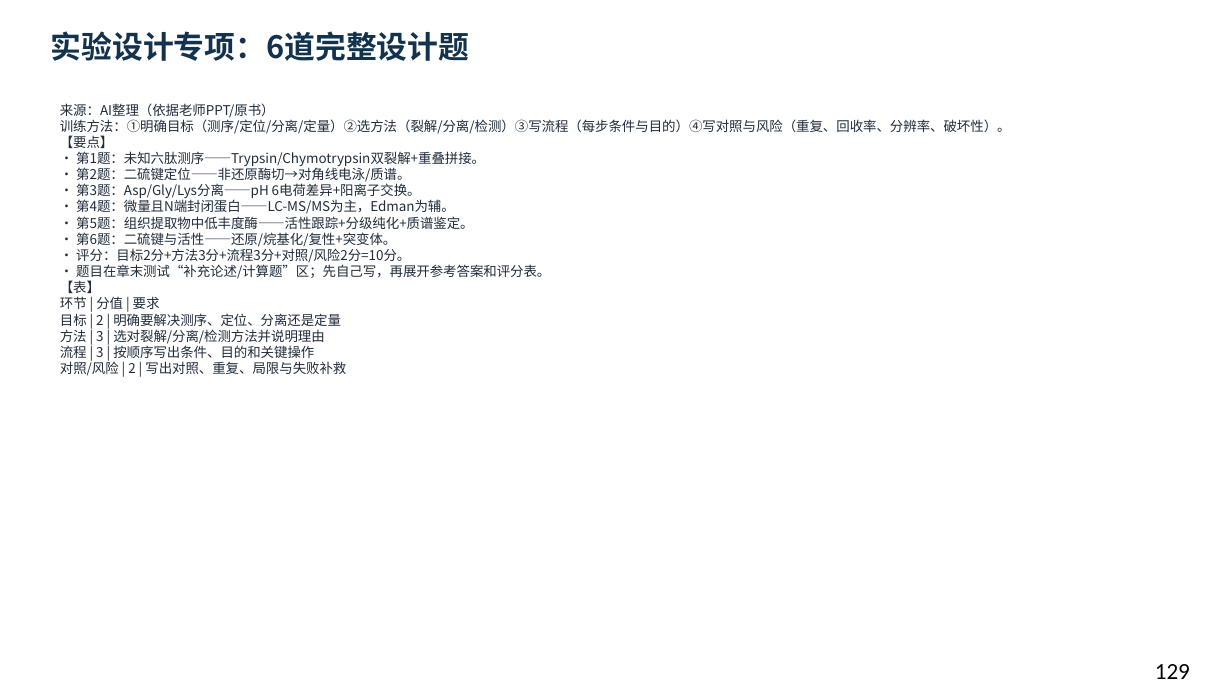
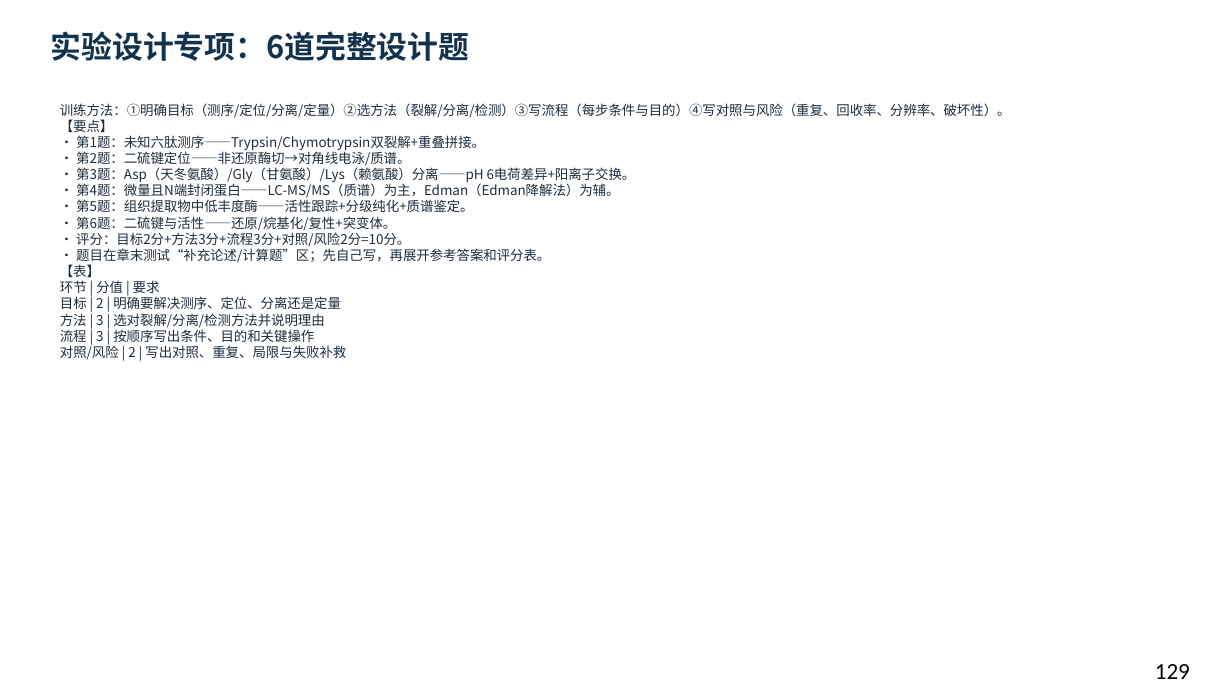
Before and after one commit to newkan-li/Biochemistry, a slide deck: slide 129 of downloads/bc02-ai-style.pptx. Drawn at 1232x693 pixels with LibreOffice and Linux fonts; fonts in the diff are those of the drawing. Boxes give left, top, right and bottom in pixels: in the first picture for what was removed or moved away, otherwise in the second. Text is boxed around its words. In the diff, an @@ line names an element or a change of style, - is before the commit and + after.

```diff
--- a/downloads/bc02-ai-style.pptx
+++ b/downloads/bc02-ai-style.pptx
@@ text at (x1=60, y1=103, x2=1011, y2=360): text changed @@
-来源：AI整理（依据老师PPT/原书）
-训练方法：①明确目标（测序/定位/分离/定量）②选方法（裂解/分离/检测）③写流程（每步条件与目的）④写对照与风险（重复、回收率、分辨率、破坏性）。
-【要点】
-• 第1题：未知六肽测序——Trypsin/Chymotrypsin双裂解+重叠拼接。
-• 第2题：二硫键定位——非还原酶切→对角线电泳/质谱。
-• 第3题：Asp/Gly/Lys分离——pH 6电荷差异+阳离子交换。
-• 第4题：微量且N端封闭蛋白——LC-MS/MS为主，Edman为辅。
-• 第5题：组织提取物中低丰度酶——活性跟踪+分级纯化+质谱鉴定。
-• 第6题：二硫键与活性——还原/烷基化/复性+突变体。
-• 评分：目标2分+方法3分+流程3分+对照/风险2分=10分。
-• 题目在章末测试“补充论述/计算题”区；先自己写，再展开参考答案和评分表。
-【表】
-环节 | 分值 | 要求
-目标 | 2 | 明确要解决测序、定位、分离还是定量
-方法 | 3 | 选对裂解/分离/检测方法并说明理由
-流程 | 3 | 按顺序写出条件、目的和关键操作
-对照/风险 | 2 | 写出对照、重复、局限与失败补救
+训练方法：①明确目标（测序/定位/分离/定量）②选方法（裂解/分离/检测）③写流程（每步条件与目的）④写对照与风险（重复、回收率、分辨率、破坏性）。
+【要点】
+• 第1题：未知六肽测序——Trypsin/Chymotrypsin双裂解+重叠拼接。
+• 第2题：二硫键定位——非还原酶切→对角线电泳/质谱。
+• 第3题：Asp（天冬氨酸）/Gly（甘氨酸）/Lys（赖氨酸）分离——pH 6电荷差异+阳离子交换。
+• 第4题：微量且N端封闭蛋白——LC-MS/MS（质谱）为主，Edman（Edman降解法）为辅。
+• 第5题：组织提取物中低丰度酶——活性跟踪+分级纯化+质谱鉴定。
+• 第6题：二硫键与活性——还原/烷基化/复性+突变体。
+• 评分：目标2分+方法3分+流程3分+对照/风险2分=10分。
+• 题目在章末测试“补充论述/计算题”区；先自己写，再展开参考答案和评分表。
+【表】
+环节 | 分值 | 要求
+目标 | 2 | 明确要解决测序、定位、分离还是定量
+方法 | 3 | 选对裂解/分离/检测方法并说明理由
+流程 | 3 | 按顺序写出条件、目的和关键操作
+对照/风险 | 2 | 写出对照、重复、局限与失败补救
```
Also in this commit, not shown: 150 other slides changed, 3 other files.
